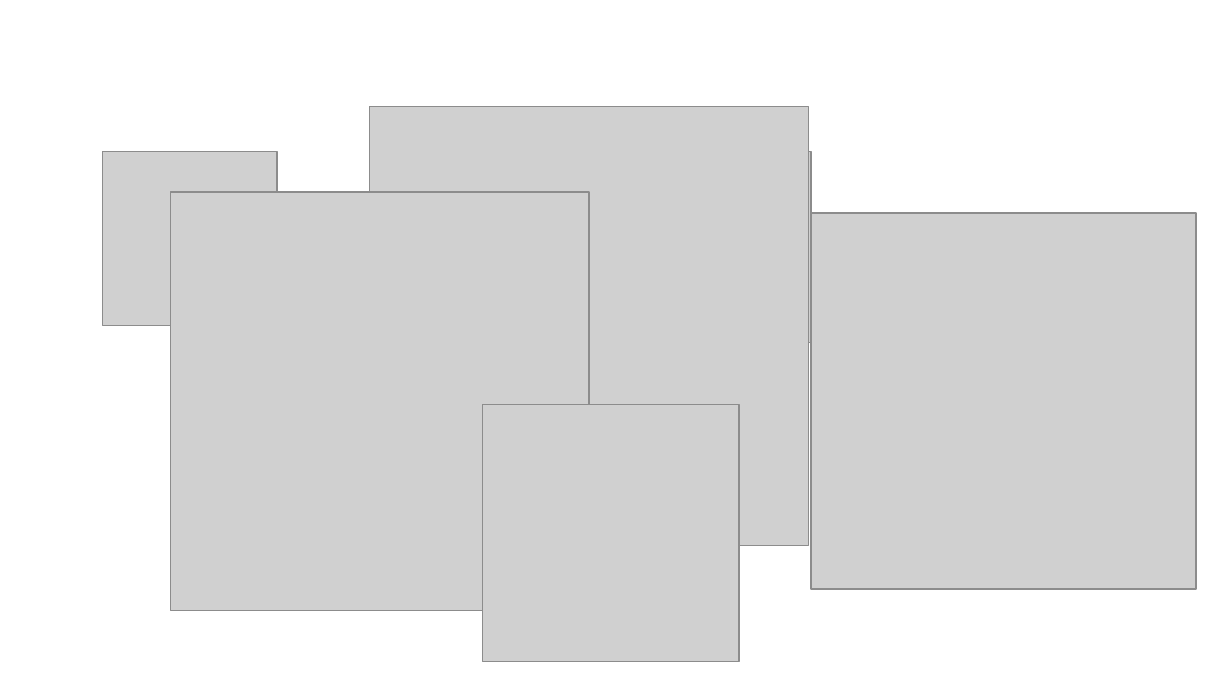
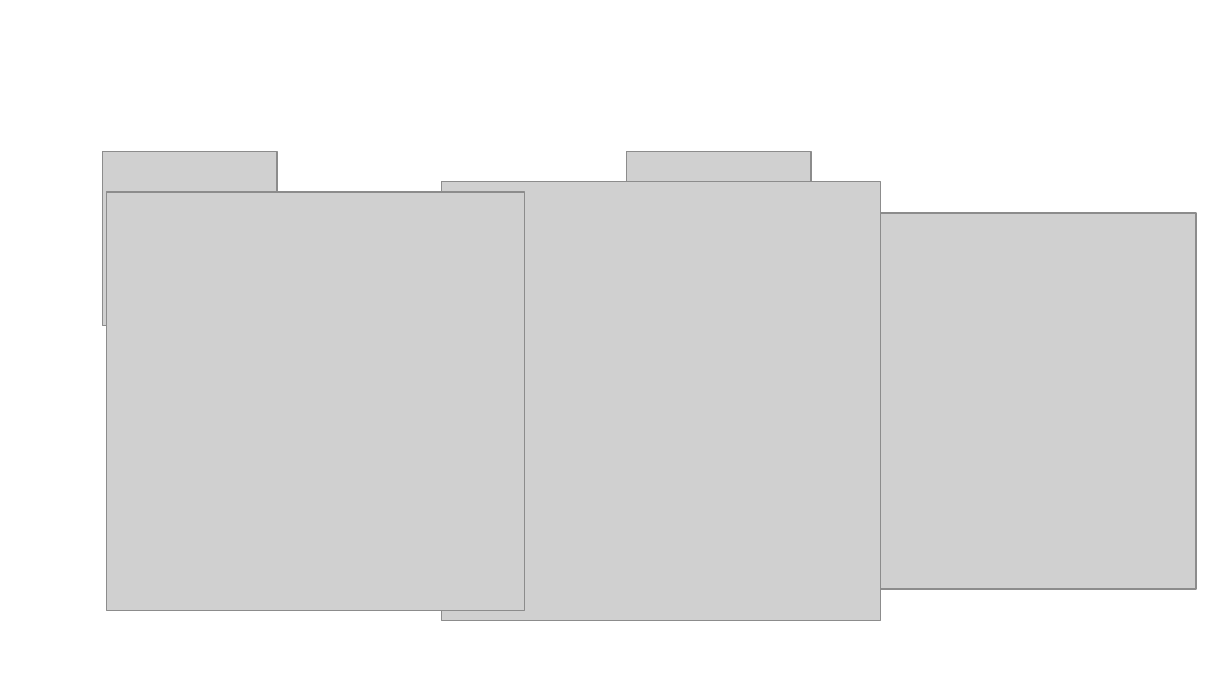
Before and after one commit to datduong97/Congnghephanmem, a slide deck: slide 15 of bccnpm2.pptx (slide 11 before the commit). Drawn at 1232x693 pixels with LibreOffice and Linux fonts; fonts in the diff are those of the drawing; grey boxes stand for pictures; background and template pictures are left out. Boxes give left, top, right and bottom in pixels: in the first picture for what was removed or moved away, otherwise in the second. Text is boxed around its words. In the diff, an @@ line names an element or a change of style, - is before the commit and + after.

```diff
--- a/bccnpm2.pptx
+++ b/bccnpm2.pptx
@@ picture: place and size @@
-picture at bbox=[171, 192, 590, 611]
+picture at bbox=[106, 192, 525, 611]
@@ picture: place and size @@
-picture at bbox=[370, 106, 808, 545]
+picture at bbox=[441, 181, 880, 620]
@@ picture removed at bbox=[483, 405, 739, 662] @@
```
Also in this commit, not shown: 1 other slide changed, 4 slides added, 1 other file.
